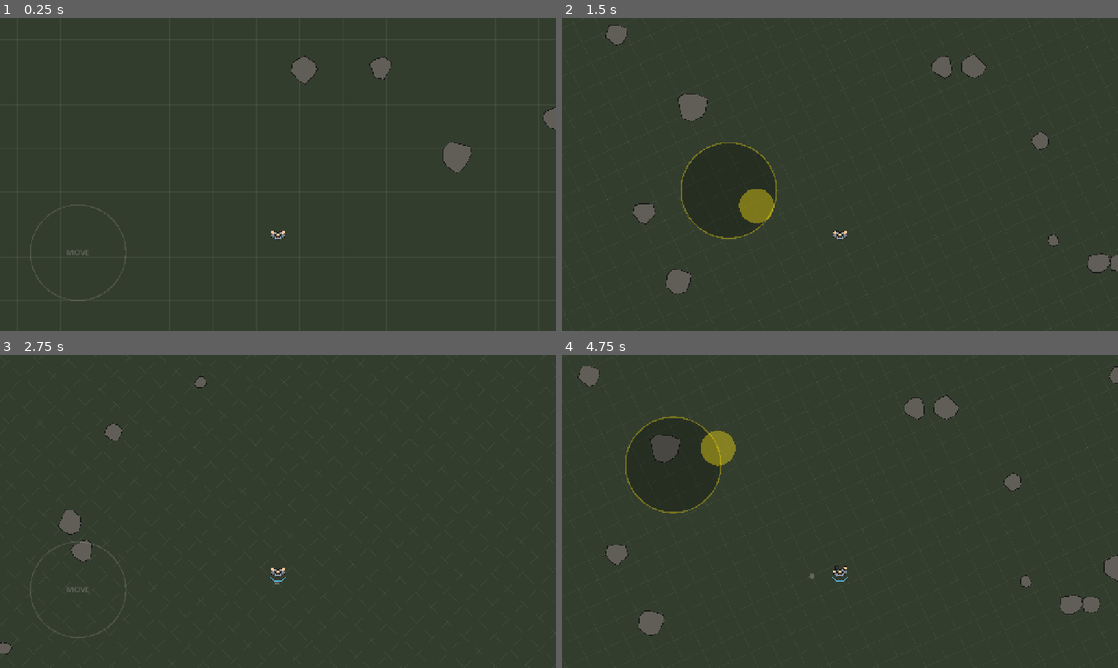
Above: before the commit, frames 1-4 (two rows, left to right).
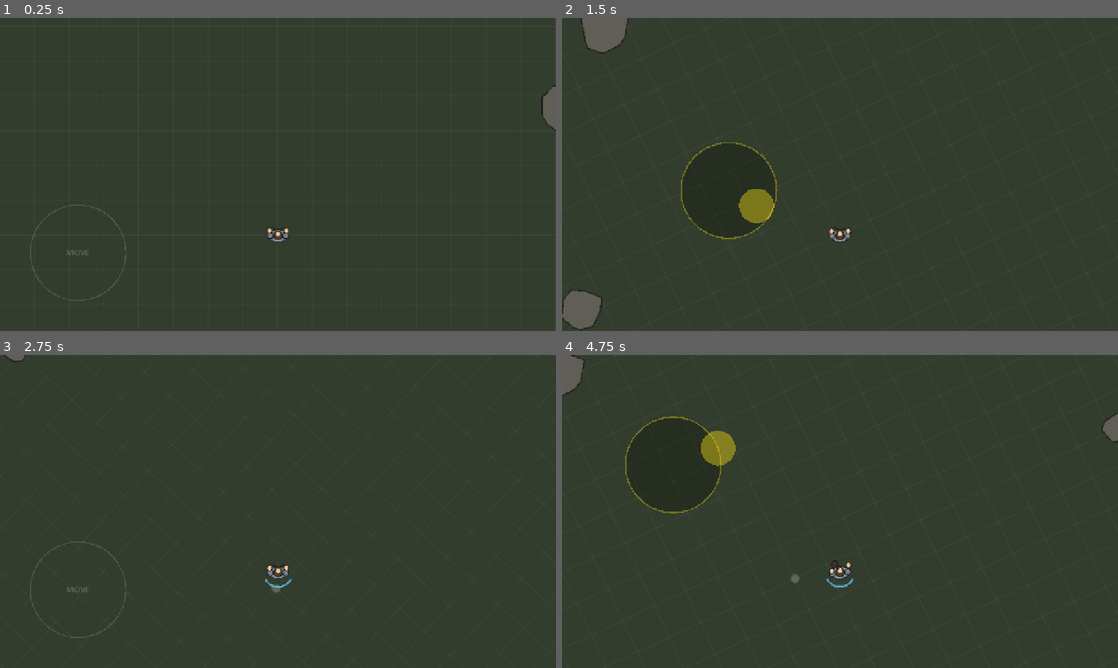
Above: after the commit, the same moments.

Repository: jklrjklr/zhukov
Game: Godot game, scene res://scenes/main.tscn
The game is run twice, just before and just after one commit, with the same random seed, the same clock (stepped at 60 frames per second) and the same inputs.
Inputs (mouse positions are in pixels of both pictures, inside the frame that each line leads up to):
- Up to frame 1 (0.25 s): no input
- Up to frame 2 (1.5 s): tap Enter at 0.5 s; move the mouse to (962, 158) at 0.52 s; hold Right 0.53-1.25 s; hold Shift 0.53-1.25 s; click (962, 158) at 0.67 s; drag from (728, 190) to (812, 237) at 1.27 s
- Up to frame 3 (2.75 s): move the mouse to (333, 442) at 2.02 s; hold Right from 2.03 s (still down); hold Shift from 2.03 s (still down); click (333, 442) at 2.17 s
- Up to frame 4 (4.75 s): release Right at 2.75 s; release Shift at 2.75 s; drag from (812, 574) to (673, 464) at 2.77 s; move the mouse to (1006, 558) at 3.52 s; hold Left 3.53-4.25 s; hold Shift 3.53-4.25 s; click (1006, 558) at 3.67 s; drag from (673, 464) to (756, 433) at 4.27 s

The runs differ from the first frame. In frame 1, 1.2% of the frame differs, in the area x 48-100%, y 12-72%; in frame 2, 3.2%, in the area x 0-100%, y 0-100%; in frame 3, 1.0%; in frame 4, 3.1%.

Commit message:
Pixel look: world rendered into a 360 px tall buffer and upscaled
PixelView renders the world SubViewport at Vis.PIXEL_HEIGHT and upscales it with a
sharp-bilinear shader (square pixels, no shimmer at non-integer scale or while the
camera rotates). Camera transform is snapped to whole pixels and the remainder shifts
the upscaled image, so scrolling stays smooth. PlayerCamera is now a plain Node2D read
by PixelView. UI stays at native resolution. docs/optimization.md collects the
budget-phone rendering/perf rules; tools/capture.gd takes real-renderer screenshots.

Co-Authored-By: Claude Opus 5.5 <noreply@anthropic.com>
Claude-Session: https://claude.ai/code/session_01CuvFDQ8S82ziWJ7Azt1Yc4

Diff:
--- a/scenes/main.tscn
+++ b/scenes/main.tscn
@@ -1,15 +1,31 @@
-[gd_scene load_steps=4 format=3]
+[gd_scene load_steps=5 format=3]
 
 [ext_resource type="Script" path="res://scripts/world.gd" id="1_world"]
 [ext_resource type="PackedScene" path="res://scenes/player.tscn" id="2_player"]
 [ext_resource type="Script" path="res://scripts/touch_controls.gd" id="3_touch"]
+[ext_resource type="Script" path="res://scripts/pixel_view.gd" id="4_pixel"]
 
-[node name="Main" type="Node2D"]
+[node name="Main" type="Node"]
 
-[node name="World" type="Node2D" parent="."]
+[node name="PixelView" type="Control" parent="."]
+layout_mode = 3
+anchors_preset = 15
+anchor_right = 1.0
+anchor_bottom = 1.0
+grow_horizontal = 2
+grow_vertical = 2
+mouse_filter = 2
+script = ExtResource("4_pixel")
+
+[node name="SubViewport" type="SubViewport" parent="PixelView"]
+disable_3d = true
+size = Vector2i(644, 364)
+render_target_update_mode = 4
+
+[node name="World" type="Node2D" parent="PixelView/SubViewport"]
 script = ExtResource("1_world")
 
-[node name="Player" parent="." instance=ExtResource("2_player")]
+[node name="Player" parent="PixelView/SubViewport" instance=ExtResource("2_player")]
 
 [node name="UI" type="CanvasLayer" parent="."]
 
@@ -22,4 +38,4 @@
 grow_vertical = 2
 mouse_filter = 2
 script = ExtResource("3_touch")
-player_path = NodePath("../../Player")
+player_path = NodePath("../../PixelView/SubViewport/Player")
--- a/scenes/player.tscn
+++ b/scenes/player.tscn
@@ -19,7 +19,6 @@
 
 [node name="CameraRig" type="Node2D" parent="."]
 
-[node name="Camera2D" type="Camera2D" parent="CameraRig"]
-position = Vector2(0, -280)
-ignore_rotation = false
+[node name="ViewCamera" type="Node2D" parent="CameraRig"]
+position = Vector2(0, -175)
 script = ExtResource("2_camera")
--- /dev/null
+++ b/scripts/pixel_view.gd
@@ -0,0 +1,74 @@
+class_name PixelView
+extends Control
+## Renders the world (children of the SubViewport) into a low-res buffer
+## (Vis.PIXEL_HEIGHT tall) and draws it scaled up to fill the screen.
+##
+## - Cheap: the world costs fragments at buffer size, not at the phone's native resolution;
+##   the upscale is one full-screen quad.
+## - Crisp: the buffer uses nearest filtering; the upscale shader (pixel_upscale.gdshader)
+##   keeps pixels square but blends their edges over one screen pixel, so non-integer
+##   scales and the rotating camera don't shimmer.
+## - Smooth: the canvas transform is snapped to whole buffer pixels (stable pixel grid) and
+##   the leftover fraction shifts the upscaled image instead, so the camera still glides at
+##   sub-pixel speed. The buffer has a MARGIN on each side so the shift never shows an edge.
+## UI lives outside (root viewport, native resolution) so text and controls stay sharp.
+
+const MARGIN := 2
+
+var _vp: SubViewport
+var _scale := 1.0
+var _frac := Vector2.ZERO
+var _cam: Node2D
+
+
+func _ready() -> void:
+	set_anchors_preset(Control.PRESET_FULL_RECT)
+	mouse_filter = Control.MOUSE_FILTER_IGNORE
+	texture_filter = CanvasItem.TEXTURE_FILTER_LINEAR # the shader needs bilinear taps
+	process_priority = 100 # after the camera has moved this frame
+	_vp = get_child(0) as SubViewport
+	_vp.disable_3d = true
+	_vp.transparent_bg = false
+	_vp.render_target_update_mode = SubViewport.UPDATE_ALWAYS
+	_vp.canvas_item_default_texture_filter = Viewport.DEFAULT_CANVAS_ITEM_TEXTURE_FILTER_NEAREST
+	_vp.handle_input_locally = false
+	_vp.gui_disable_input = true
+	_vp.physics_object_picking = false
+	var mat := ShaderMaterial.new()
+	mat.shader = preload("res://shaders/pixel_upscale.gdshader")
+	material = mat
+	resized.connect(_resize)
+	_resize()
+
+
+## Buffer pixel size (without the margin) for the current screen.
+func buffer_size() -> Vector2i:
+	return _vp.size - Vector2i(MARGIN, MARGIN) * 2
+
+
+func _resize() -> void:
+	if _vp == null or size.y <= 0.0:
+		return
+	_scale = size.y / Vis.PIXEL_HEIGHT
+	var w := ceili(size.x / _scale)
+	_vp.size = Vector2i(w + MARGIN * 2, Vis.PIXEL_HEIGHT + MARGIN * 2)
+
+
+func _process(_delta: float) -> void:
+	if _cam == null or not is_instance_valid(_cam):
+		_cam = get_tree().get_first_node_in_group("view_camera") as Node2D
+	if _cam:
+		var center := Vector2(_vp.size) / 2.0
+		var xf := Transform2D(0.0, Vector2.ONE * float(_cam.get("zoom")), 0.0, center) \
+			* _cam.global_transform.affine_inverse()
+		var snapped := xf.origin.round()
+		_frac = xf.origin - snapped
+		xf.origin = snapped
+		_vp.canvas_transform = xf
+	queue_redraw()
+
+
+func _draw() -> void:
+	var tex := _vp.get_texture()
+	var vs := Vector2(_vp.size) * _scale
+	draw_texture_rect(tex, Rect2((size - vs) / 2.0 + _frac * _scale, vs), false)
--- a/scripts/player.gd
+++ b/scripts/player.gd
@@ -50,7 +50,7 @@
 
 @onready var _head: Node2D = $Head
 @onready var _rig: Node2D = $CameraRig
-@onready var camera: PlayerCamera = $CameraRig/Camera2D
+@onready var camera: PlayerCamera = $CameraRig/ViewCamera
 
 
 func _ready() -> void:
--- a/scripts/player_camera.gd
+++ b/scripts/player_camera.gd
@@ -1,29 +1,33 @@
 class_name PlayerCamera
-extends Camera2D
+extends Node2D
 ## Child of the player's CameraRig (which the player counter-rotates to look_angle).
-## Sits ahead of the player so more is visible in the look direction; eases toward
-## `target_offset` / `target_zoom` (relative to the base) and adds decaying shake.
+## Not a Camera2D: PixelView reads this node's global transform and `zoom` to build the
+## low-res buffer's canvas transform itself (so it can snap to whole pixels and hand the
+## sub-pixel remainder to the upscale). Sits ahead of the player so more is visible in the
+## look direction; eases toward `target_offset` / `target_zoom` and adds decaying shake.
 
 ## px ahead of the player (screen-up) at rest.
-@export var look_ahead := 280.0
+@export var look_ahead := 175.0
 ## Higher = snappier offset / zoom changes.
 @export var ease_rate := 8.0
 
 ## Extra offset (rig frame, px) and zoom multiplier other systems can set.
 var target_offset := Vector2.ZERO
 var target_zoom := 1.0
+## Buffer pixels per world px (read by PixelView).
+var zoom := Vis.CAM_ZOOM
 var _offset := Vector2.ZERO
 var _zoom := 1.0
 var _shake := 0.0
 
 
 func _ready() -> void:
-	ignore_rotation = false
+	add_to_group("view_camera")
 	_offset = Vector2(0, -look_ahead)
 	_apply(Vector2.ZERO)
 
 
-## Kick the view by `amount` px (decays quickly).
+## Kick the view by `amount` world px (decays quickly).
 func shake(amount: float) -> void:
 	_shake = maxf(_shake, amount)
 
@@ -39,4 +43,4 @@
 
 func _apply(jitter: Vector2) -> void:
 	position = _offset + jitter
-	zoom = Vector2.ONE * Vis.CAM_ZOOM * _zoom
+	zoom = Vis.CAM_ZOOM * _zoom
--- a/scripts/vis.gd
+++ b/scripts/vis.gd
@@ -5,5 +5,10 @@
 ## Characters and props are DRAWN this much bigger (with matching collision shapes);
 ## speeds and distances are untouched.
 const VISUAL_SCALE := 1.6
-## Base camera zoom: the view shows twice the area (in each direction) of 1:1.
-const CAM_ZOOM := 0.5
+## The world is rendered into a buffer this many pixels tall (width follows the screen
+## aspect), then upscaled to the screen: the pixel look, and ~9x fewer fragments than
+## native 1080p on phones.
+const PIXEL_HEIGHT := 360
+## Base camera zoom: buffer pixels per world px (0.4 = 1 pixel covers 2.5 world px,
+## so the view is 900 world px = 15 m tall).
+const CAM_ZOOM := 0.4
--- a/scripts/world.gd
+++ b/scripts/world.gd
@@ -50,11 +50,11 @@
 func _draw() -> void:
 	var h := HALF_SIZE
 	draw_rect(Rect2(-h, -h, 2 * h, 2 * h), Color(0.2, 0.24, 0.18))
-	var line := Color(1, 1, 1, 0.06)
+	var line := Color(1, 1, 1, 0.05) # width -1: always one buffer pixel
 	var x := -h
 	while x <= h:
-		draw_line(Vector2(x, -h), Vector2(x, h), line, 2.0)
-		draw_line(Vector2(-h, x), Vector2(h, x), line, 2.0)
+		draw_line(Vector2(x, -h), Vector2(x, h), line, -1.0)
+		draw_line(Vector2(-h, x), Vector2(h, x), line, -1.0)
 		x += GRID
 	draw_circle(Vector2.ZERO, 12.0, Color(1, 1, 1, 0.2))
 	for poly in _rocks:
--- /dev/null
+++ b/shaders/pixel_upscale.gdshader
@@ -0,0 +1,14 @@
+shader_type canvas_item;
+// Sharp-bilinear upscale for the low-res world buffer: inside a pixel samples its centre
+// (hard, square pixels); across a pixel border it blends over ~1 screen pixel, which
+// removes the uneven-pixel-width shimmer of plain nearest at non-integer scales.
+// One bilinear tap per fragment (the node's texture_filter must be LINEAR).
+
+void fragment() {
+	vec2 size = 1.0 / TEXTURE_PIXEL_SIZE;
+	vec2 px = UV * size;
+	vec2 seam = floor(px + 0.5);
+	vec2 dudv = max(fwidth(px), vec2(1e-5));
+	px = seam + clamp((px - seam) / dudv, -0.5, 0.5);
+	COLOR = texture(TEXTURE, px / size);
+}
--- /dev/null
+++ b/tools/capture.gd
@@ -0,0 +1,40 @@
+extends SceneTree
+## Visual check with a real renderer: walks and turns the player, saves screenshots.
+##   xvfb-run -a godot --path . --rendering-driver opengl3 --resolution 1600x720 \
+##     --script res://tools/capture.gd -- /tmp/cap/shot
+## Frames: <prefix>_<name>.png
+
+var _prefix := "/tmp/cap/shot"
+
+
+func _initialize() -> void:
+	var args := OS.get_cmdline_user_args()
+	if args.size() > 0:
+		_prefix = args[0]
+	DirAccess.make_dir_recursive_absolute(_prefix.get_base_dir())
+	var main: Node = (load("res://scenes/main.tscn") as PackedScene).instantiate()
+	root.add_child(main)
+	var p: CharacterBody2D = main.get_node("PixelView/SubViewport/Player")
+	await _frames(10)
+	_shot("idle")
+	p.move_input = Vector2(0.3, -1)
+	await _frames(40)
+	_shot("walk")
+	p.move_input = Vector2.ZERO
+	p.turn_look(0.6)
+	await _frames(6)
+	_shot("turning")
+	await _frames(40)
+	_shot("turned")
+	quit()
+
+
+func _frames(n: int) -> void:
+	for i in n:
+		await process_frame
+
+
+func _shot(name: String) -> void:
+	await RenderingServer.frame_post_draw
+	root.get_texture().get_image().save_png("%s_%s.png" % [_prefix, name])
+	print("saved ", name)
--- a/tools/smoke_test.gd
+++ b/tools/smoke_test.gd
@@ -15,10 +15,11 @@
 	var main: Node = (load("res://scenes/main.tscn") as PackedScene).instantiate()
 	root.add_child(main)
 	await process_frame
-	var p: CharacterBody2D = main.get_node("Player")
-	var cam: Camera2D = p.get_node("CameraRig/Camera2D")
-	check("camera current", cam.is_current())
-	check("camera base zoom", absf(cam.zoom.x - Vis.CAM_ZOOM) < 0.01, str(cam.zoom))
+	var p: CharacterBody2D = main.get_node("PixelView/SubViewport/Player")
+	var cam: PlayerCamera = p.get_node("CameraRig/ViewCamera")
+	var pv: PixelView = main.get_node("PixelView")
+	check("low-res buffer height", pv.buffer_size().y == Vis.PIXEL_HEIGHT, str(pv.buffer_size()))
+	check("camera base zoom", absf(cam.zoom - Vis.CAM_ZOOM) < 0.01, str(cam.zoom))
 	p.move_input = Vector2(0, -1)
 	for i in 60:
 		await physics_frame
@@ -28,7 +29,12 @@
 	for i in 60:
 		await physics_frame
 	check("body follows look angle", absf(wrapf(p.rotation - PI / 2.0, -PI, PI)) < 0.01, str(p.rotation))
-	check("camera rig aligned", absf(cam.get_global_transform().get_rotation() - PI / 2.0) < 0.01)
+	check("camera rig aligned", absf(cam.global_rotation - PI / 2.0) < 0.01)
+	await process_frame
+	var vxf: Transform2D = pv.get_child(0).canvas_transform
+	check("buffer transform snapped to whole pixels", vxf.origin == vxf.origin.round(), str(vxf.origin))
+	var on_screen: Vector2 = vxf * p.global_position
+	check("player in lower half of buffer", on_screen.y > pv.get_child(0).size.y * 0.5, str(on_screen))
 	var start := p.global_position
 	p.move_input = Vector2(0, -1)
 	for i in 30:
Not shown, added: scripts/pixel_view.gd.uid
Not shown, added: shaders/pixel_upscale.gdshader.uid
Not shown, added: docs/optimization.md
